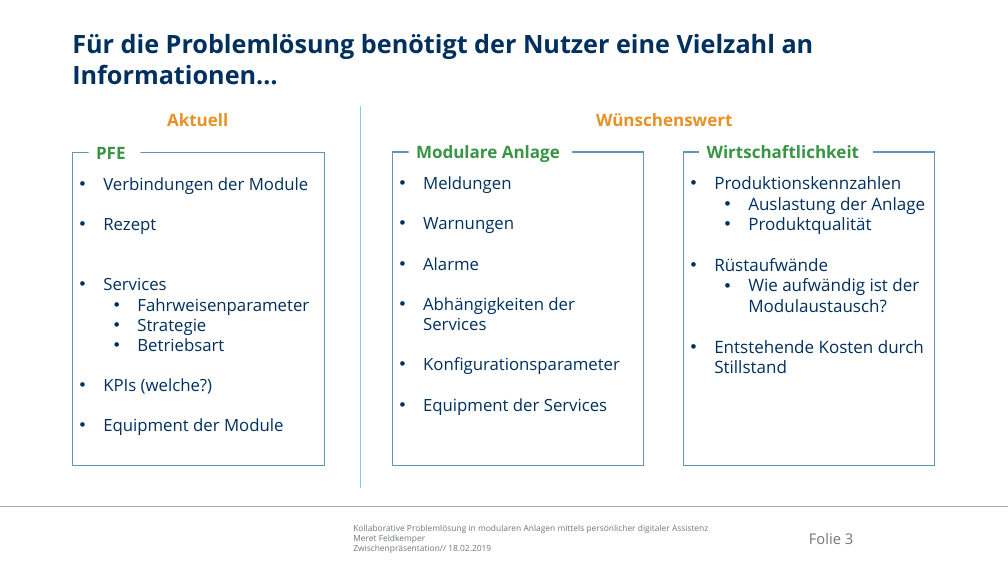
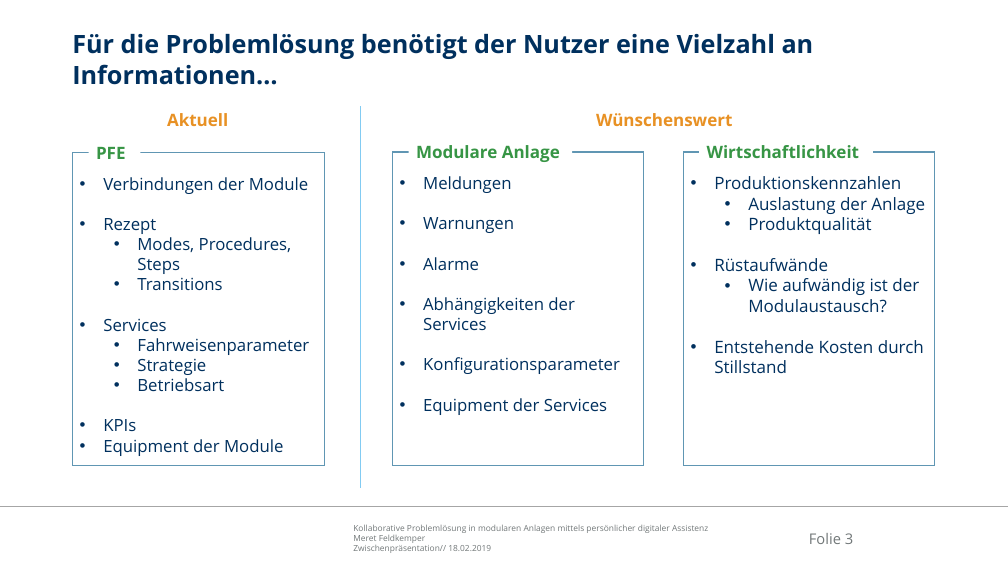
Before and after one commit to Ral3007/Diplomarbeit, a slide deck: slide 3 of Dokumente/Präsentationen/2019-02-18_DA_Feldkemper_Zwischenpräsentation.pptx. Drawn at 1008x567 pixels with LibreOffice and Linux fonts; fonts in the diff are those of the drawing; background and template pictures are left out. Boxes give left, top, right and bottom in pixels: in the first picture for what was removed or moved away, otherwise in the second. Text is boxed around its words. In the diff, an @@ line names an element or a change of style, - is before the commit and + after.

```diff
--- a/Dokumente/Präsentationen/2019-02-18_DA_Feldkemper_Zwischenpräsentation.pptx
+++ b/Dokumente/Präsentationen/2019-02-18_DA_Feldkemper_Zwischenpräsentation.pptx
@@ text in rectangle at (137,237,292,290): paragraphs added @@
+  • Modes, Procedures, Steps
+  • Transitions
@@ text in rectangle at (103,419,136,431): text changed @@
-• KPIs (welche?)
+• KPIs
```
Also in this commit, not shown: 2 other slides changed, 6 other files.
